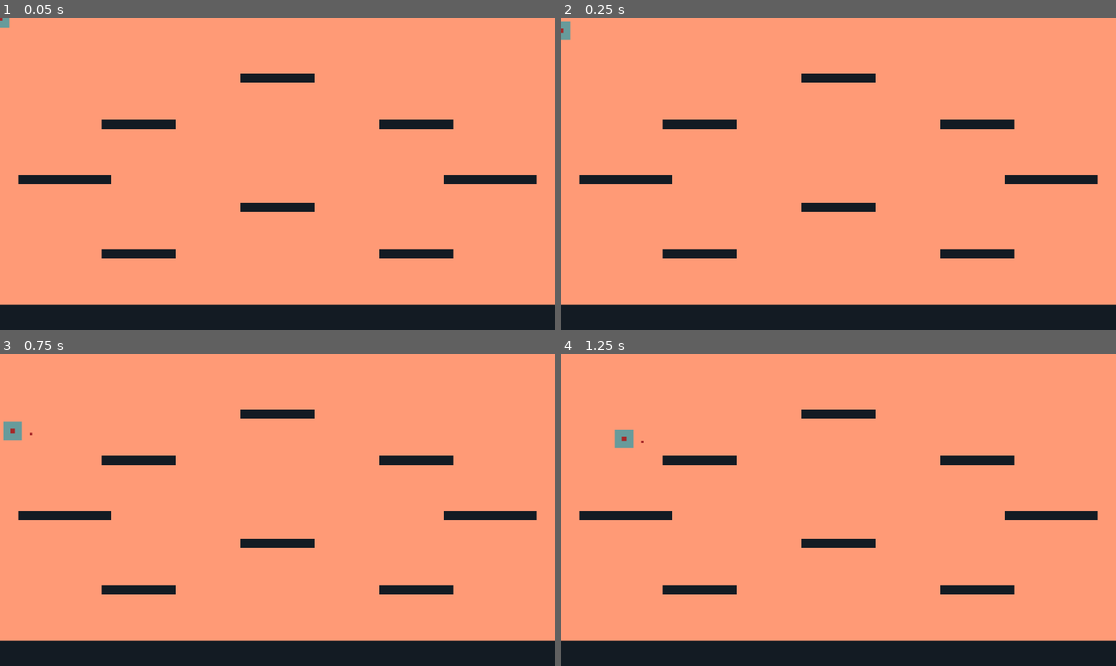
Above: before the commit, frames 1-4 (two rows, left to right).
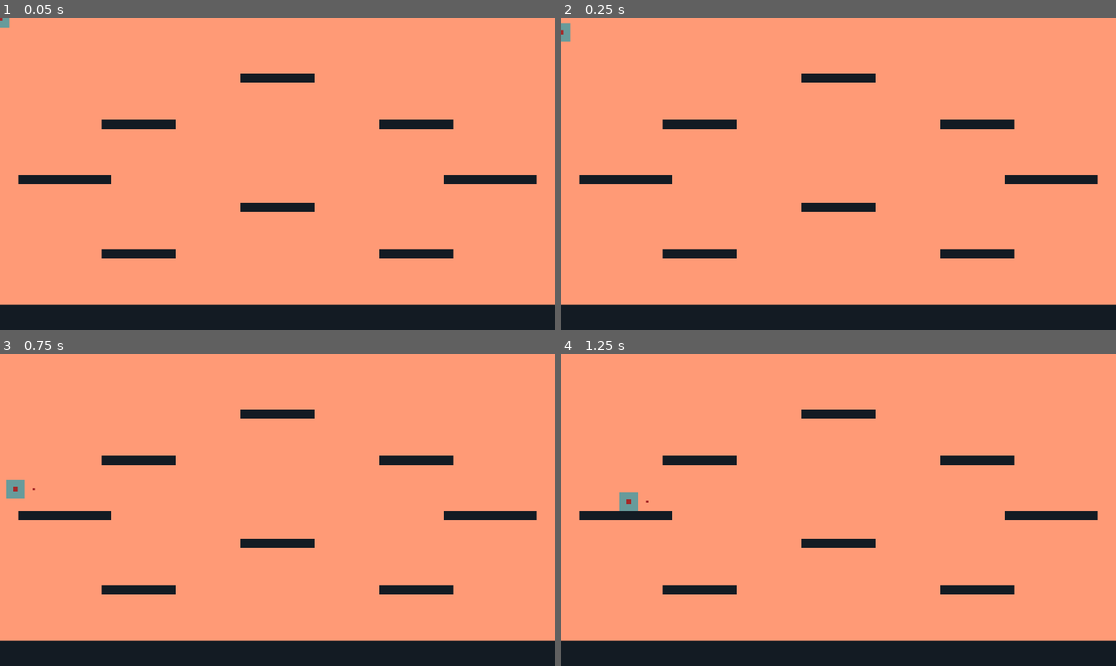
Above: after the commit, the same moments.

Repository: mightyminebuster/Github-GameOff-2020
Game: Godot game, scene res://Rooms/Demo.tscn
Two runs of this game, one before a commit and one after it. Both use one fixed random seed, a clock stepped at 60 frames per second and the inputs below.
Inputs (mouse positions are in pixels of both pictures, inside the frame that each line leads up to):
- Up to frame 1 (0.05 s): no input
- Up to frame 2 (0.25 s): no input
- Up to frame 3 (0.75 s): move the mouse to (399, 494) at 0.52 s; hold D (move_right) from 0.53 s (still down); tap Shift (dash) at 0.6 s
- Up to frame 4 (1.25 s): keep holding D (move_right); tap Space (jump) at 0.77, 0.8, 1.07 s

Frame 1 is identical in both runs. In frame 2, less than 0.1% of the frame differs, in the area x 0-2%, y 1-8%; in frame 3, 0.4%, in the area x 0-7%, y 21-47%; in frame 4, 0.4%.

Commit message:
Grappling hook finlally works

Diff:
--- a/SourceCode/Objects/Player/GrappleHook.gd
+++ b/SourceCode/Objects/Player/GrappleHook.gd
@@ -5,7 +5,7 @@
 var tip: Vector2 = Vector2.ZERO
 var a = Vector2(100, 100)
 
-var speed: int = 20
+var speed: int = 50
 
 var is_flying: bool = false
 var is_hooked: bool = false
--- a/SourceCode/Objects/Player/Player.gd
+++ b/SourceCode/Objects/Player/Player.gd
@@ -18,14 +18,17 @@
 
 #Horizontal Movement
 var current_speed: float = 0
+var running_velocity: float
+var move_horizontally_states: Array = ["run", "fall", "jump", "double_jump"]
+
 const max_speed: int = 400
 const acceleration: int = 60
 const decceleration: int = 100
 
 #Aerial Movement
-const gravity: int = 1500
+const gravity: int = 1700
 const air_friction: int = 51
-const gravity_exemption_states: Array = ["die", "dash", "grapple"]
+const gravity_exemption_states: Array = ["die", "dash"]
 const terminal_vertical_velocity: int = 150
 
 #Jump / Double Jump
@@ -38,6 +41,7 @@
 
 #Grapple
 var target
+var grapple_velocity: Vector2 = Vector2.ZERO
 
 #Loop Functions
 func _physics_process(delta : float) -> void:
@@ -47,6 +51,10 @@
 	state_origin.call(current_state + "_logic", delta)
 	get_input()
 	velocity = move_and_slide(velocity, Vector2.UP)
+	if current_state in move_horizontally_states:
+		if direction_facing == 1 && running_velocity < velocity.x || direction_facing == -1 && running_velocity > velocity.x:
+			velocity.x -= running_velocity
+
 	apply_gravity(delta)
 	flip_sprite()
 
@@ -81,7 +89,8 @@
 
 func move_horizontally(subtrahend : int) -> void:
 	current_speed = move_toward(current_speed, max_speed - subtrahend, acceleration)
-	velocity.x = current_speed * movement_direction
+	running_velocity = current_speed * movement_direction
+	velocity.x += running_velocity
 
 
 func jump(height : int) -> void:
@@ -91,12 +100,9 @@
 
 #Define state functions below
 func idle_enter_logic() -> void:
-	pass
+	velocity.x = 0
 
 func idle_logic(_delta : float) -> void:
-	#Deccelerate
-	velocity.x = move_toward(velocity.x, 0, decceleration)
-
 	#Exit State
 	if movement_direction != 0:
 		set_state("run")
@@ -137,7 +143,7 @@
 
 
 func fall_enter_logic() -> void:
-	velocity.y = 0
+	pass
 
 func fall_logic(_delta : float) -> void:
 	move_horizontally(air_friction)
@@ -222,12 +228,19 @@
 func grapple_logic(_delta : float) -> void:
 	if Input.is_action_just_released("shoot"):
 		set_state("fall")
-
-	if target != null:
-		position.x = move_toward(position.x, target.x, $GrappleHook.speed)
-		position.y = move_toward(position.y, target.y, $GrappleHook.speed)
+	if target == null:
+		set_state("fall")
 	else:
-		set_state("fall")
+		grapple_velocity = (target - position).normalized() * $GrappleHook.speed
+
+		if grapple_velocity.y > 0:
+			# Pulling down isn't as strong
+			grapple_velocity.y *= 0.55
+		else:
+			# Pulling up is stronger
+			grapple_velocity.y *= 1.2
+
+		velocity += grapple_velocity
 
 func grapple_exit_logic() -> void:
 	$GrappleHook.release()
